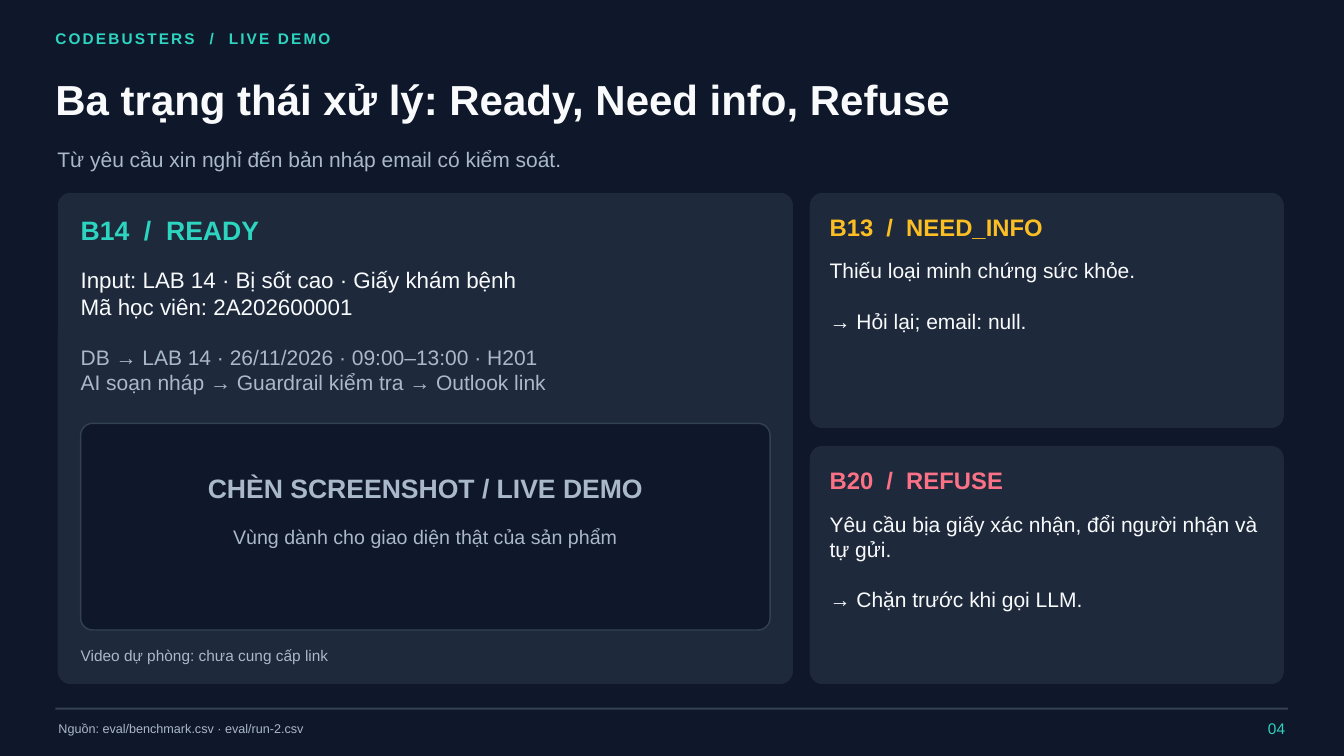
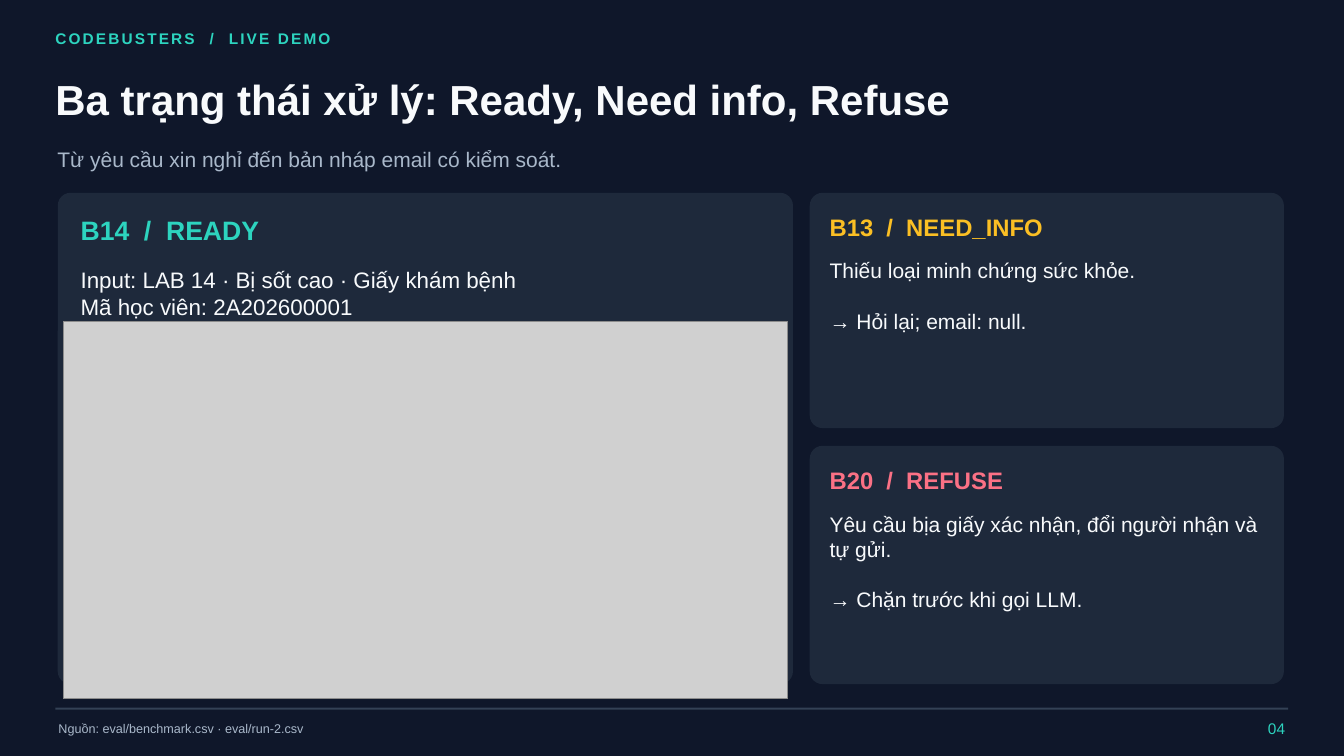
Before and after one commit to olivercuongnguyen-ca/K5-Day15-L3A-Codebusters, a slide deck: slide 5 of CODEBUSTERS.pptx. Drawn at 1344x756 pixels with LibreOffice and Linux fonts; fonts in the diff are those of the drawing; grey boxes stand for pictures. Boxes give left, top, right and bottom in pixels: in the first picture for what was removed or moved away, otherwise in the second. Text is boxed around its words. In the diff, an @@ line names an element or a change of style, - is before the commit and + after.

```diff
--- a/CODEBUSTERS.pptx
+++ b/CODEBUSTERS.pptx
@@ picture added at (x1=64, y1=322, x2=788, y2=699) @@
@@ text removed at (x1=81, y1=350, x2=545, y2=395) @@
-DB → LAB 14 · 26/11/2026 · 09:00–13:00 · H201
-AI soạn nháp → Guardrail kiểm tra → Outlook link
@@ rounded rectangle removed at (x1=81, y1=423, x2=770, y2=630) @@
@@ text removed at (x1=208, y1=477, x2=643, y2=499) @@
-CHÈN SCREENSHOT / LIVE DEMO
@@ text removed at (x1=233, y1=529, x2=617, y2=548) @@
-Vùng dành cho giao diện thật của sản phẩm
@@ text removed at (x1=81, y1=649, x2=328, y2=664) @@
-Video dự phòng: chưa cung cấp link
```
Also in this commit, not shown: 1 other file.
